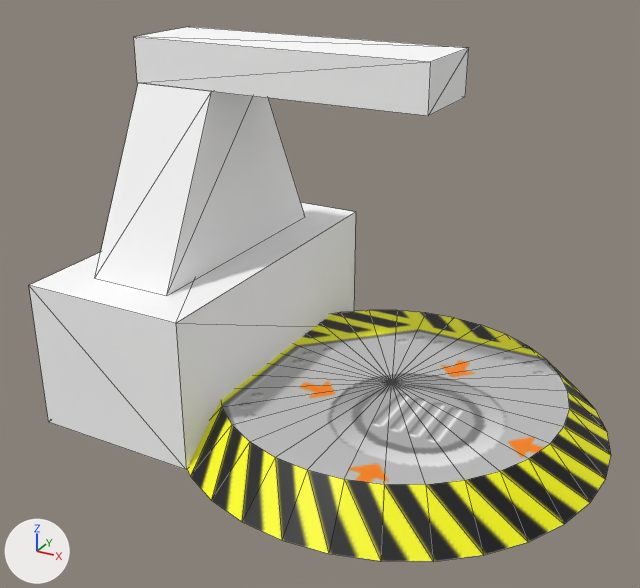
The Blender file blend/convert1.blend as it was, and as the next commit left it.
Both versions are drawn from a camera (50 mm lens) standing at (14.5, -33.3, 21.3) and looking at (-3.0, -1.6, 5.4). Every picture has the same lights, and +X, +Y and +Z are marked at lower left. Mesh edges are drawn as thin lines.

The scene before the commit, as lines of its bpy script (objects in view):
```python
me_circle = bpy.data.meshes.new('Circle')
me_circle.from_pydata(...)  # 65 vertices, 96 faces; spans x -10.0..10.0, y -10.0..10.0, z -2.0..0.0
me_circle.materials.append(mat_factory_png)  # picture img_factory_png
me_colobotmesh = bpy.data.meshes.new('ColobotMesh_')
me_colobotmesh.from_pydata(...)  # 24 vertices, 30 faces; spans x -14.0..2.0, y -1.0..16.0, z -8.0..8.0
# faces by material slot: [16, 14]
me_colobotmesh.materials.append(mat_colobotmesh_mat_1)  # white #ffffff
me_colobotmesh.materials.append(mat_colobotmesh_mat_3)  # its picture is missing
ob_case = bpy.data.objects.new('Case', me_colobotmesh)
ob_case.location = (0.0, 0.0, 0.0)
ob_case.rotation_euler = (1.571, 0.0, 0.0)  # degrees (90, 0, 0)
ob_platform_new = bpy.data.objects.new('Platform_new', me_circle)
ob_platform_new.location = (0.0, 0.01, 1.0)
```
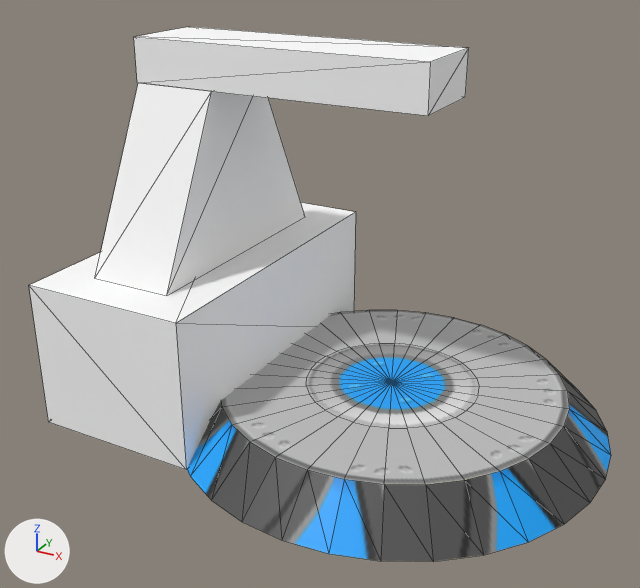
What differs and where, as boxes (x1, y1, x2, y2) in the pictures (640 x 588 px):
part 1 of me_circle, built on: (221, 310, 569, 484) in both
part 2 of me_circle, recoloured: (187, 366, 611, 561) in both

Patch to the scene script:
```diff
--- a/blend/convert1.blend.py
+++ b/blend/convert1.blend.py
@@ img_convert_png @@
+img_convert_png = load_image('convert.png', '../textures/convert.png', 256, 256, 'sRGB')
@@ mat_convert_png @@
+mat_convert_png = principled_material('convert.png')
+mat_convert_png.texture = img_convert_png
@@ me_circle @@
 # used by ob_platform_new; location = (0.0, 0.01, 1.0)
-me_circle.from_pydata(...)  # 65 vertices, 96 faces; spans x -10.0..10.0, y -10.0..10.0, z -2.0..0.0
+me_circle.from_pydata(...)  # 97 vertices, 128 faces; spans x -10.0..10.0, y -10.0..10.0, z -2.0..0.0
+# me_circle part 1
+# 32 faces are deleted
+# 32 vertices are added at x -4.0..4.0, y -4.0..4.0, z 0.0
+# 64 new faces join them
+# me_circle part 2: 64 faces spanning x -10.0..10.0, y -10.0..10.0, z -2.0..0.0 switch from mat_factory_png (picture img_factory_png) to mat_convert_png (picture img_convert_png)
```
